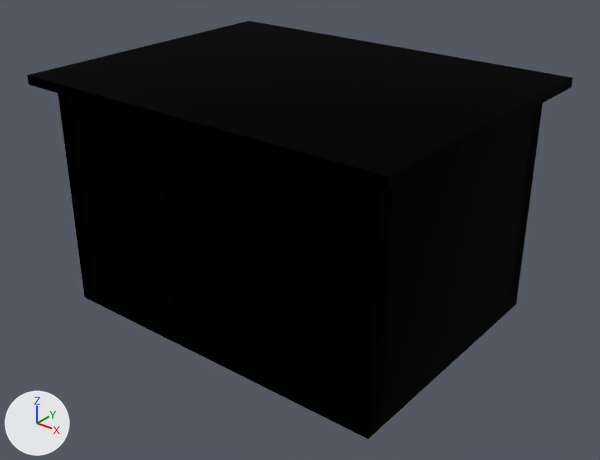
The glTF model public/projects/hut-demo/architecture.glb as it was, and as the next commit left it.
Before and after are seen from a camera (50 mm lens) standing at (8.21, -3.99, 5.04) and looking at (3.11, 2.38, 1.09). Arrows for +X, +Y and +Z are at lower left; the lights stay in place. The first picture is the older version.
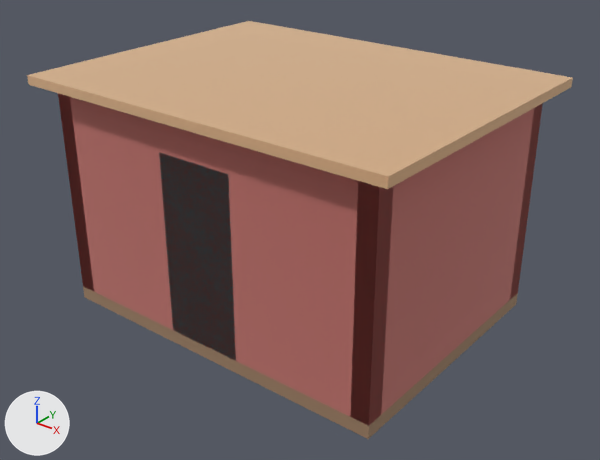
Boxes [x1, y1, x2, y2] around the edits, measured in the pictures (600 x 460 px):
'Mesh_1', recoloured (lighter)
    both: [58, 94, 393, 426]
'Mesh_5', recoloured (black to beige)
    both: [27, 21, 573, 189]
'Mesh_4', recoloured (lighter)
    both: [350, 103, 543, 425]
'Mesh_0', recoloured
    both: [83, 286, 518, 439]
'Mesh_6', recoloured (lighter)
    both: [160, 155, 236, 360]
'Mesh_3', recoloured (black to pink)
    both: [58, 93, 94, 291]
'Mesh_2', recoloured
    both: [510, 104, 542, 299]

The edits, one by one:
Material 'Material_0' (mat_material_0) changes colour from black #000000 to beige #c4aa90; in linear values from (0.0, 0.0, 0.0) to (0.549, 0.4, 0.278).
Material 'Material_2' (mat_material_2) is new.
Its base color is (0.851, 0.651, 0.451) (beige #eed3b3).
Its metallic is 1.0.
Its roughness is 1.0.
Material 'Material_1' (mat_material_1) is new.
Its base color is (0.722, 0.349, 0.322) (pink #dd9f9a).
Its metallic is 1.0.
Its roughness is 1.0.
me_mesh_1 has 8 vertices, 12 faces and spans x 1.0..5.0, y 1.0..1.2, z 0.25..2.65.
me_mesh_1 no longer uses material mat_material_0 (black #000000).
me_mesh_1 gains material mat_material_1 (pink #dd9f9a).
me_mesh_2 has 8 vertices, 12 faces and spans x 1.0..5.0, y 3.8..4.0, z 0.25..2.65.
me_mesh_2 no longer uses material mat_material_0 (black #000000).
me_mesh_2 gains material mat_material_1 (pink #dd9f9a).
me_mesh_3 has 8 vertices, 12 faces and spans x 1.0..1.2, y 1.0..4.0, z 0.25..2.65.
me_mesh_3 no longer uses material mat_material_0 (black #000000).
me_mesh_3 gains material mat_material_1 (pink #dd9f9a).
me_mesh_4 has 8 vertices, 12 faces and spans x 4.8..5.0, y 1.0..4.0, z 0.25..2.65.
me_mesh_4 no longer uses material mat_material_0 (black #000000).
me_mesh_4 gains material mat_material_1 (pink #dd9f9a).
me_mesh_5 has 8 vertices, 12 faces and spans x 0.8..5.2, y 0.8..4.2, z 2.65..2.75.
me_mesh_5 no longer uses material mat_material_0 (black #000000).
me_mesh_5 gains material mat_material_2 (beige #eed3b3).
